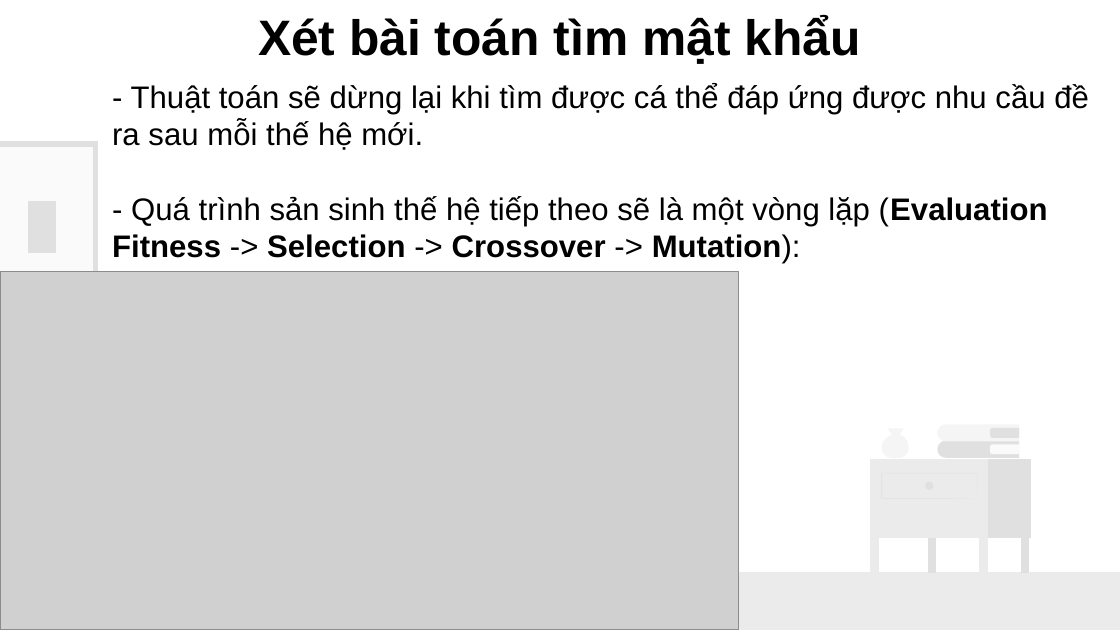
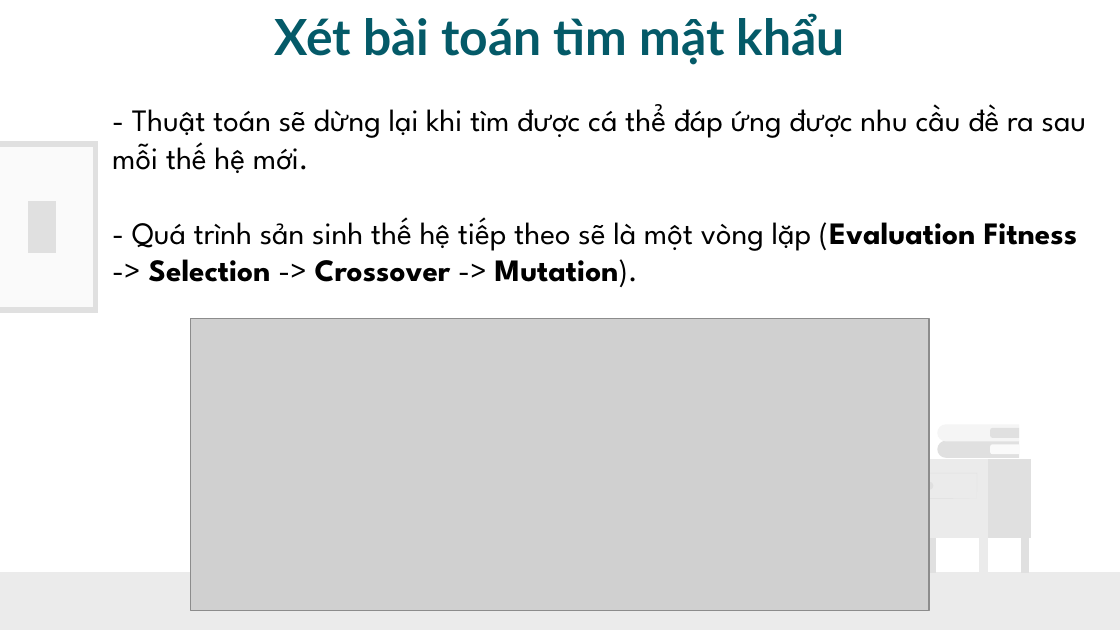
Before and after one commit to TooCuteToo/GiaiThuatTienHoa, a slide deck: slide 12 of ThuatTienHoa_I.pptx (slide 11 before the commit). Drawn at 1120x630 pixels with LibreOffice and Linux fonts; fonts in the diff are those of the drawing; grey boxes stand for pictures. Boxes give left, top, right and bottom in pixels: in the first picture for what was removed or moved away, otherwise in the second. Text is boxed around its words. In the diff, an @@ line names an element or a change of style, - is before the commit and + after.

```diff
--- a/ThuatTienHoa_I.pptx
+++ b/ThuatTienHoa_I.pptx
@@ text "Xét bài toán tìm mật ..." at [275, 13, 845, 64]: font Arial to Lato, text colour #000000 to #045A68 @@
@@ text "- Thuật toán sẽ dừng ...": place and size @@
-text "- Thuật toán sẽ dừng ..." at [112, 83, 1089, 264]
+text "- Thuật toán sẽ dừng ..." at [112, 104, 1087, 287]
@@ text at [112, 104, 1087, 173]: font Arial to League Spartan in "- Thuật toán sẽ dừng lại khi ..." @@
@@ text at [132, 217, 1078, 287]: text changed; font Arial to League Spartan @@
-- Quá trình sản sinh thế hệ tiếp theo sẽ là một vòng lặp (Evaluation Fitness -> Selection -> Crossover -> Mutation):
+- Quá trình sản sinh thế hệ tiếp theo sẽ là một vòng lặp (Evaluation Fitness -> Selection -> Crossover -> Mutation).
@@ picture: place and size @@
-picture at [0, 271, 738, 629]
+picture at [190, 319, 928, 612]
@@ freeform shape removed at [881, 428, 908, 458] @@
@@ freeform shape removed at [870, 539, 879, 573] @@
```
Also in this commit, not shown: 24 other slides changed, 1 slide added, 1 other file.
